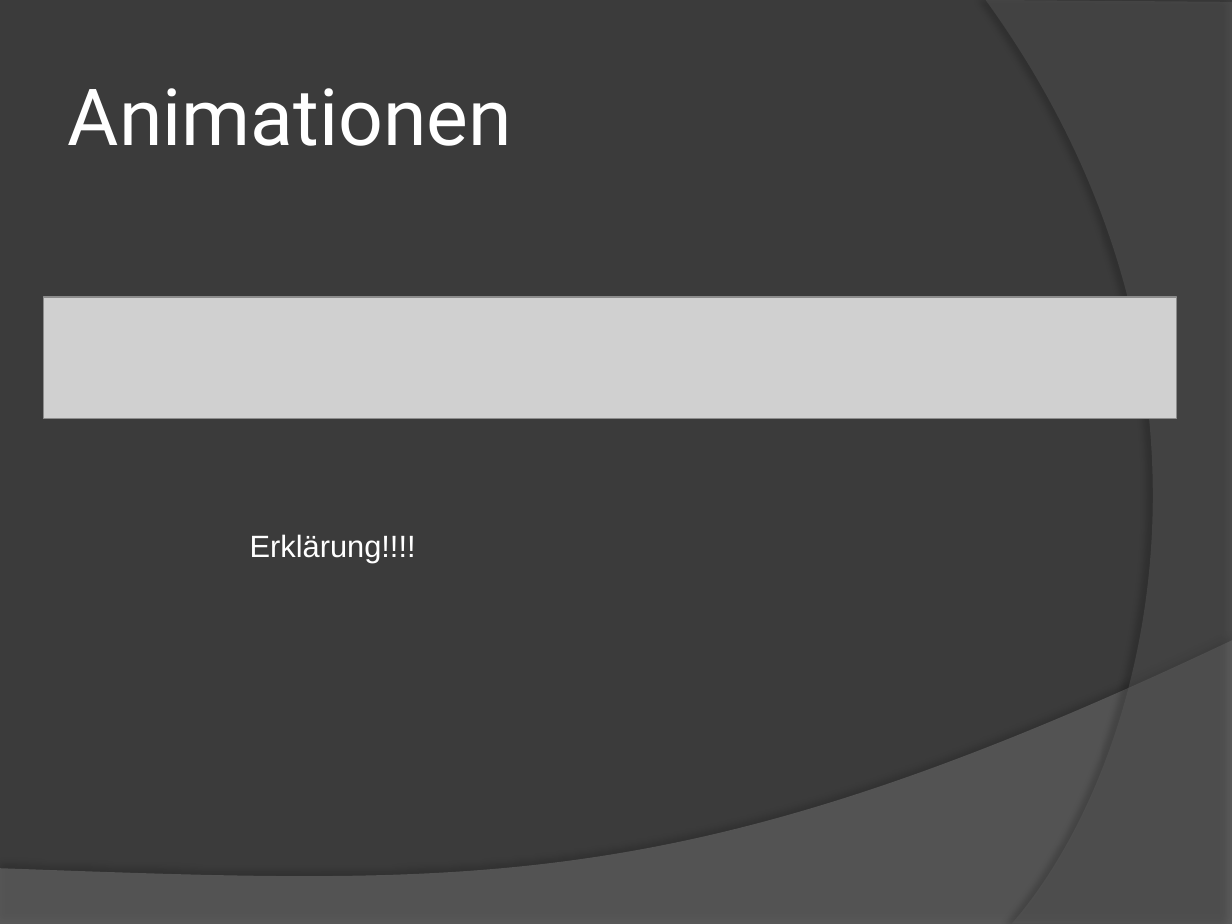
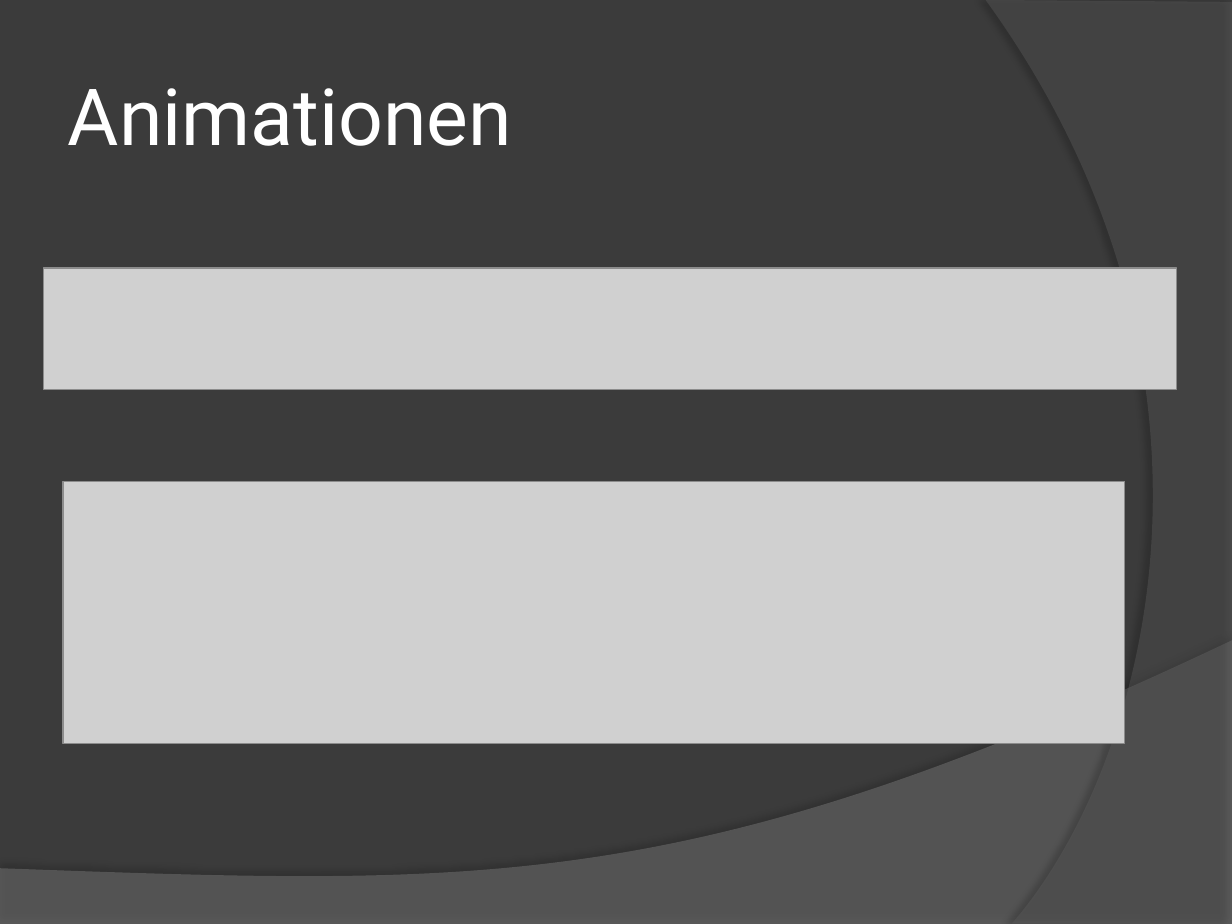
Before and after one commit to LukeSkywalker44/Jump_Run, a slide deck: slide 6 of Präsentation/Jump And Run.pptx (slide 7 before the commit). Drawn at 1232x924 pixels with LibreOffice and Linux fonts; fonts in the diff are those of the drawing; grey boxes stand for pictures. Boxes give left, top, right and bottom in pixels: in the first picture for what was removed or moved away, otherwise in the second. Text is boxed around its words. In the diff, an @@ line names an element or a change of style, - is before the commit and + after.

```diff
--- a/Präsentation/Jump And Run.pptx
+++ b/Präsentation/Jump And Run.pptx
@@ picture: place and size @@
-picture at [43, 297, 1177, 419]
+picture at [43, 269, 1177, 391]
@@ picture added at [63, 482, 1125, 744] @@
@@ text removed at [250, 534, 416, 562] @@
-Erklärung!!!!
```
Also in this commit, not shown: 1 other slide changed, 3 slides added, 1 slide removed, 4 other files.
